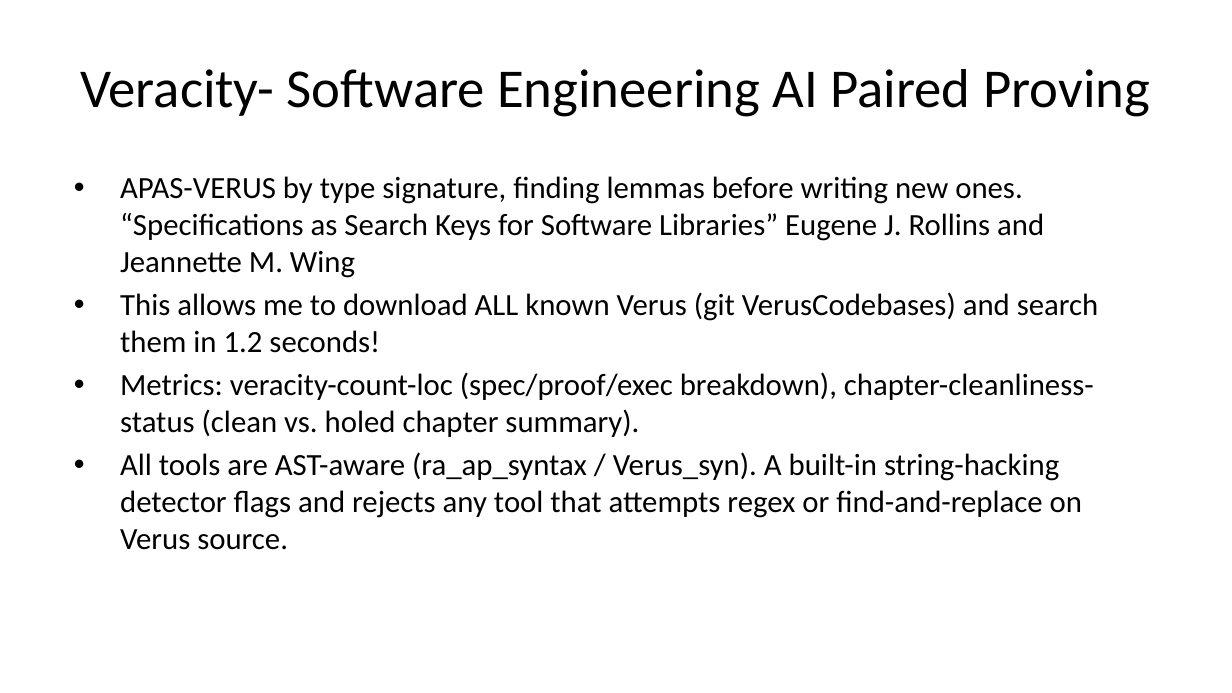
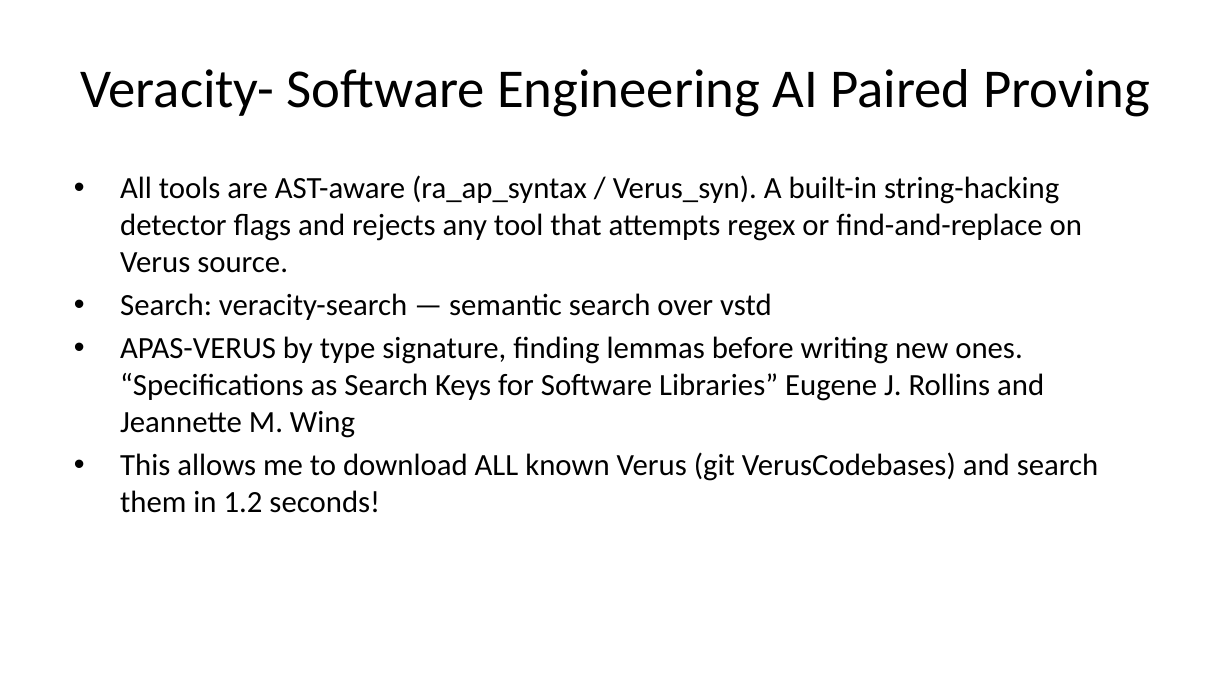
Before and after one commit to briangmilnes/APAS-VERUS, a slide deck: slide 36 of lectures/slidesMSR.pptx (slide 35 before the commit). Drawn at 1232x693 pixels with LibreOffice and Linux fonts; fonts in the diff are those of the drawing. Boxes give left, top, right and bottom in pixels: in the first picture for what was removed or moved away, otherwise in the second. Text is boxed around its words. In the diff, an @@ line names an element or a change of style, - is before the commit and + after.

```diff
--- a/lectures/slidesMSR.pptx
+++ b/lectures/slidesMSR.pptx
@@ text at bbox=[120, 175, 1082, 320]: paragraphs added @@
+• All tools are AST-aware (ra_ap_syntax / Verus_syn). A built-in string-hacking detector flags and rejects any tool that attempts regex or find-and-replace on Verus source.
+• Search: veracity-search — semantic search over vstd
@@ text at bbox=[120, 372, 1094, 550]: paragraphs removed @@
-• Metrics: veracity-count-loc (spec/proof/exec breakdown), chapter-cleanliness-status (clean vs. holed chapter summary).
-• All tools are AST-aware (ra_ap_syntax / Verus_syn). A built-in string-hacking detector flags and rejects any tool that attempts regex or find-and-replace on Verus source.
```
Also in this commit, not shown: 20 other slides changed, 1 slide added, 3 other files.
